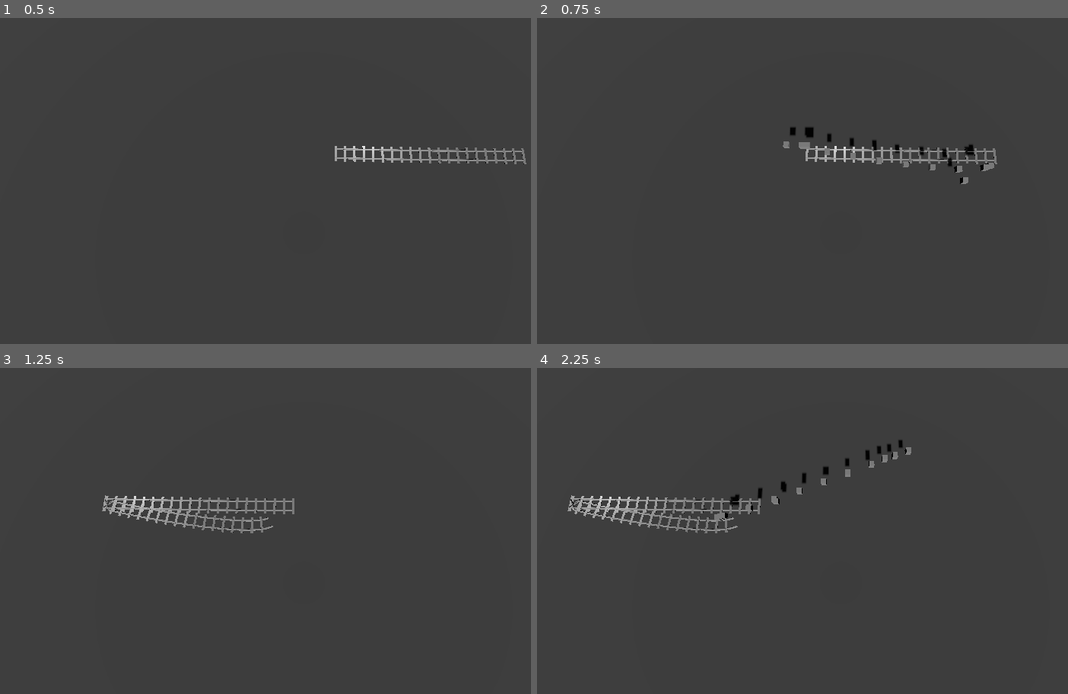
Above: before the commit, frames 1-4 (two rows, left to right).
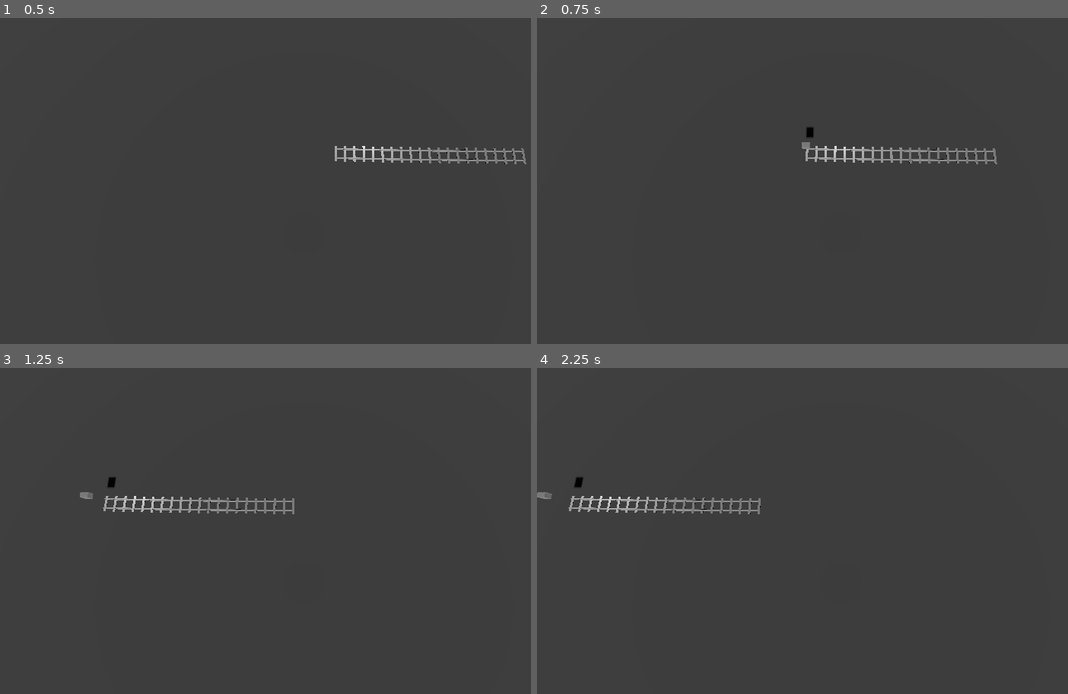
Above: after the commit, the same moments.

Repository: memlocator/trains
Game: Godot game, scene res://main.tscn
Same seed, same stepped clock (60 frames per second), same inputs: the game is played once before the commit and once after it.
Inputs (mouse positions are in pixels of both pictures, inside the frame that each line leads up to):
- Up to frame 1 (0.5 s): no input
- Up to frame 2 (0.75 s): tap Enter at 0.5 s; move the mouse to (972, 171) at 0.52 s; hold D (move_right) from 0.53 s (still down); click (972, 171) at 0.67 s
- Up to frame 3 (1.25 s): keep holding D (move_right)
- Up to frame 4 (2.25 s): release D (move_right) at 1.25 s; drag from (717, 557) to (813, 605) at 1.27 s; tap Space at 2 s; move the mouse to (903, 462) at 2.02 s; hold D (move_right) from 2.03 s (still down)

Frame 1 is identical in both runs. In frame 2, 0.5% of the frame differs, in the area x 46-87%, y 33-51%; in frame 3, 0.7%; in frame 4, 1.2%, in the area x 0-71%, y 22-51%.

Commit message:
added check to prevent placement in the wrong direction

Diff:
--- a/player_controller.gd
+++ b/player_controller.gd
@@ -150,7 +150,7 @@
 		preview_curve.set_point_out(preview_curve.point_count-2, out_point)
 		preview_curve.set_point_in(preview_curve.point_count-1, in_point)
 
-		valid_placement = validate_curve(preview_curve, 0.9)
+		valid_placement = (validate_curve(preview_curve, 0.9) and dot_prod < 0)
 		if valid_placement:
 			debug_points.append(_debug_point(curr + in_point))
 			debug_points.append(_debug_point(prev + out_point))
